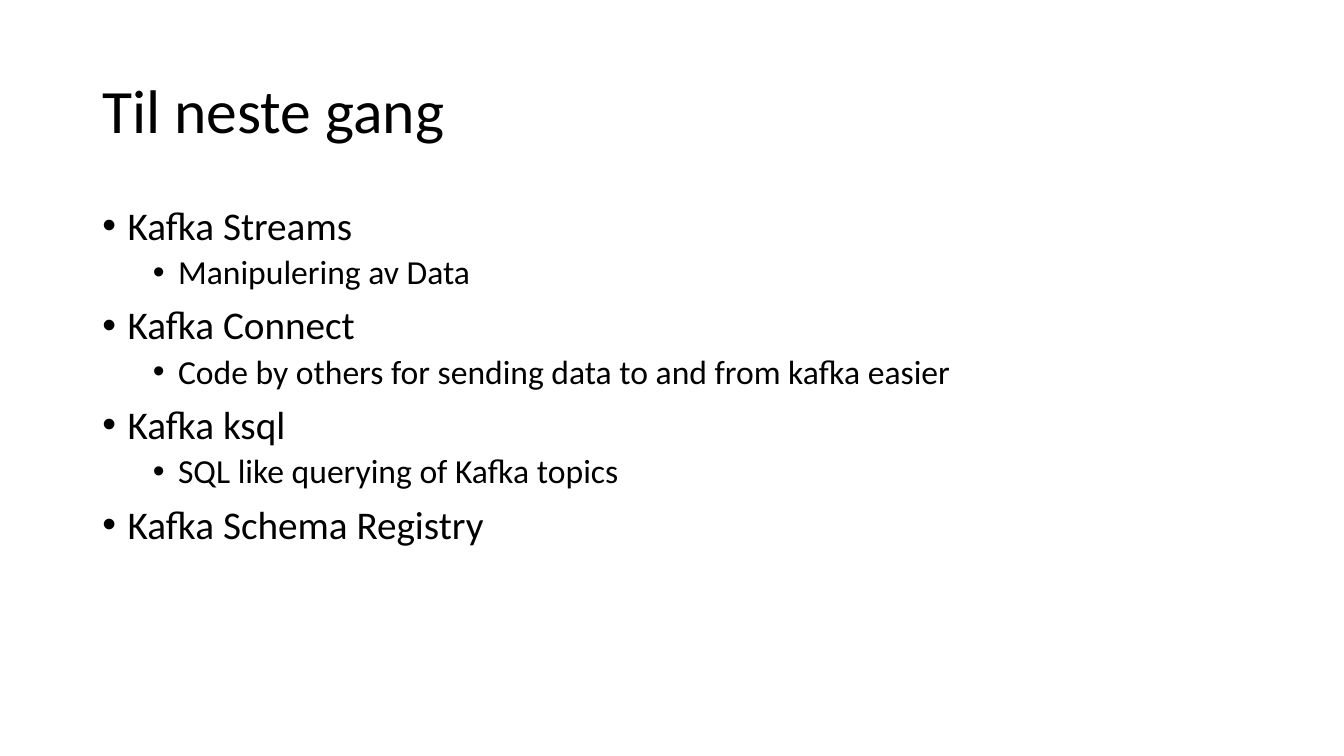
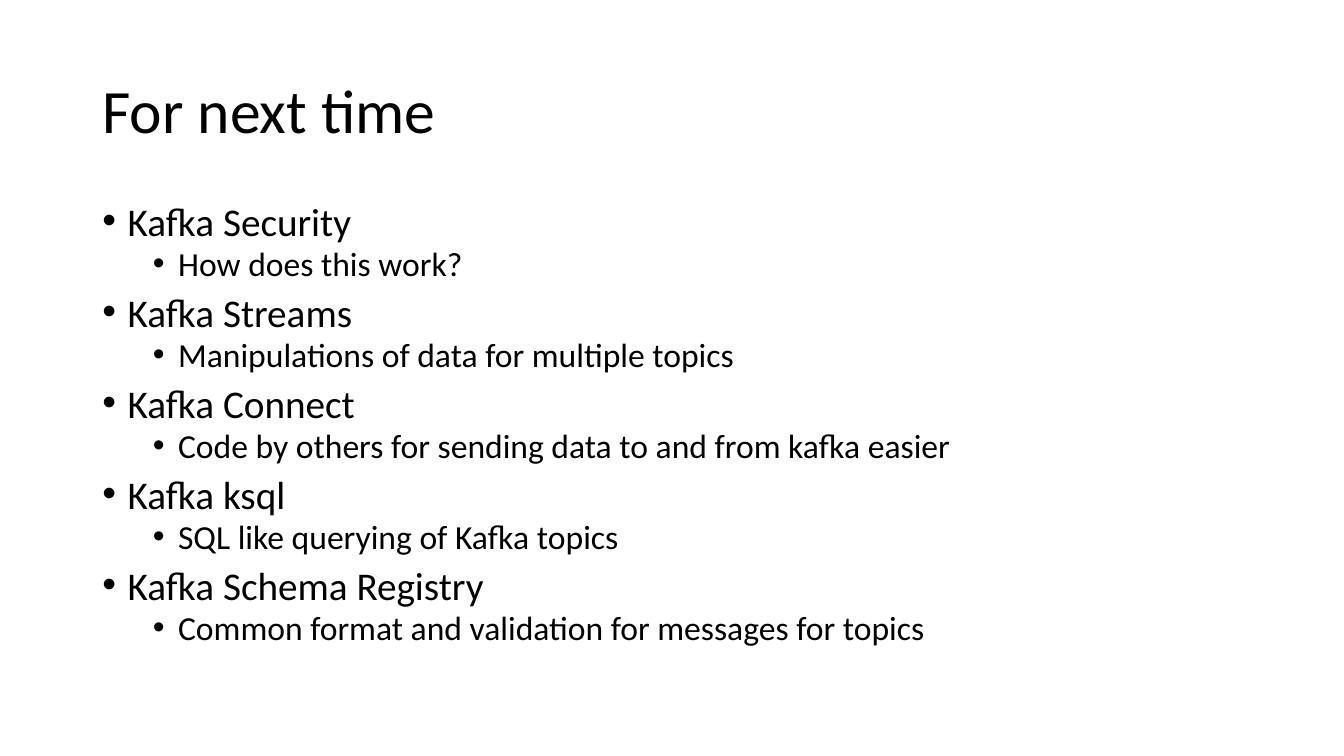
Before and after one commit to fortedigital/cg-kafka, a slide deck: slide 53 of workshop1/Kafka - 101.pptx. Drawn at 1344x756 pixels with LibreOffice and Linux fonts; fonts in the diff are those of the drawing. Boxes give left, top, right and bottom in pixels: in the first picture for what was removed or moved away, otherwise in the second. Text is boxed around its words. In the diff, an @@ line names an element or a change of style, - is before the commit and + after.

```diff
--- a/workshop1/Kafka - 101.pptx
+++ b/workshop1/Kafka - 101.pptx
@@ title at box(102, 90, 435, 134): text changed @@
-Til neste gang
+For next time
@@ text at box(128, 208, 462, 277): paragraphs added @@
+• Kafka Security
+  • How does this work?
@@ text at box(128, 299, 950, 607): line spacing 0.9 to 0.8 @@
@@ text at box(178, 343, 733, 373): text changed @@
-  • Manipulering av Data
+  • Manipulations of data for multiple topics
@@ text at box(178, 616, 924, 646): paragraph added @@
+  • Common format and validation for messages for topics
```
Also in this commit, not shown: 2 other slides changed, 1 slide added, 1 other file.
